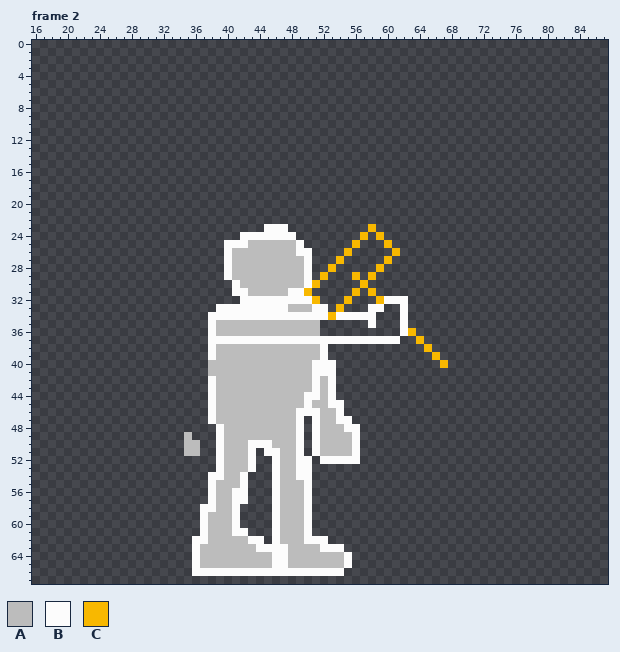
One commit to this pixel-art file: Items/PlayerRascunho.ase. That is the earlier state.
93x89 pixels, 4 frames. Colours within 5 levels of each other are drawn and written as one. Shown: frame 2: x 16..87, y 0..67. The commit also changed other frames, which this record leaves out.
Palette (. is transparent): A #bcbcbc  B #fcfcfc  C #f8b800
After:
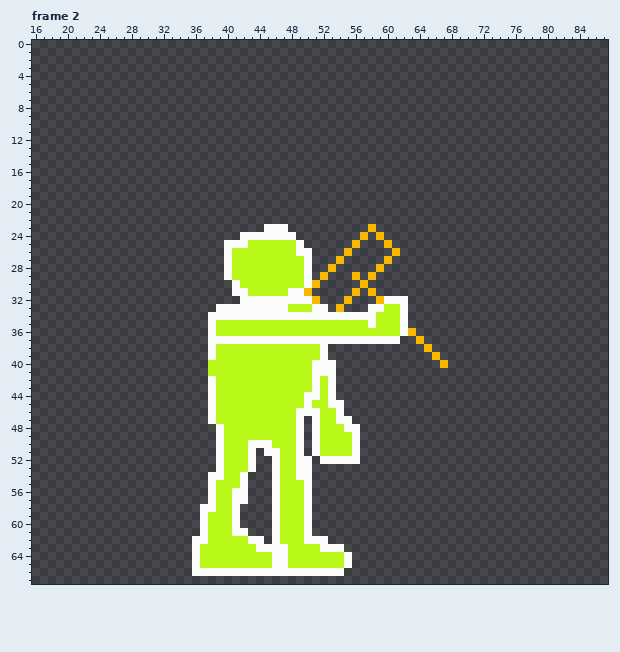
The commit says: Player Normal Attacks Setting up the player's normal attacks
Change:
@@ palette @@
-A #bcbcbc
+A #b8f818
--- frame 2, layers "Layer 2", "Layer 1"
@@ x 50..63 @@
 32 BC...C...CBBB.
-33 ABB.C...BB..B.
-34 BBBCBBBBB...B.
-35 AA......B...B.
-36 AA..........BC
+33 ABB.C...BBAAB.
+34 BBBBBBBBBAAAB.
+35 AAAAAAAABAAAB.
+36 AAAAAAAAAAAABC
 37 BBBBBBBBBBBB..
@@ x 33..38 @@
 48 ......
-49 ..A...
-50 ..AA..
-51 ..AA..
+49 ......
+50 ......
+51 ......
 52 ......
Pixel boxes of the changes (left, top, right, bottom) in both pictures:
changed: (184, 240, 400, 568)
